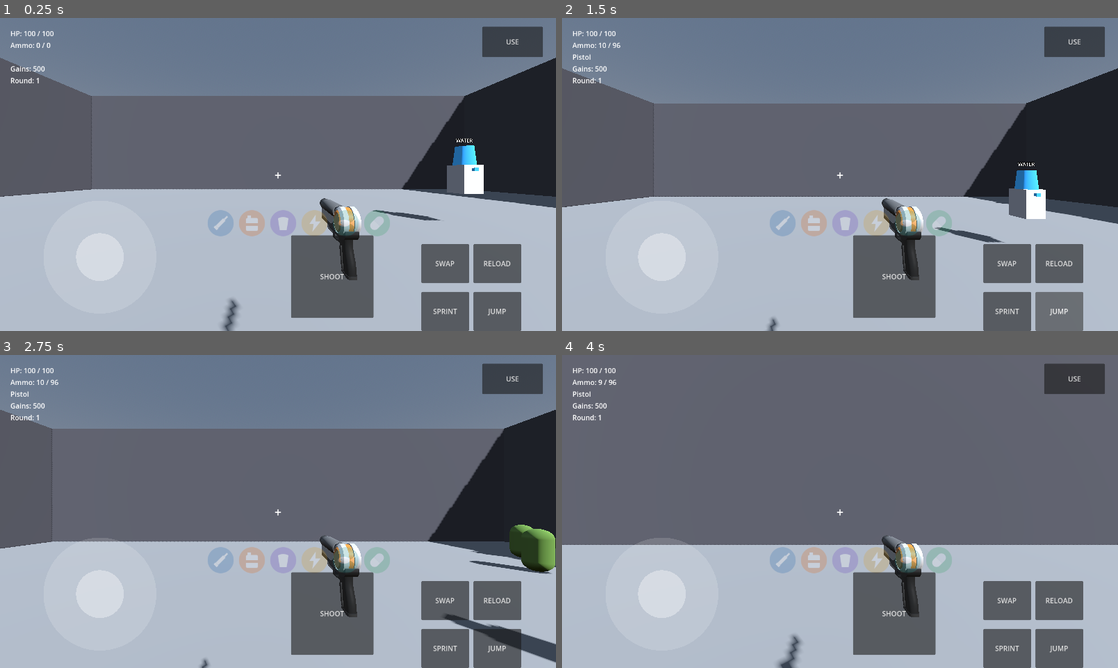
Above: before the commit, frames 1-4 (two rows, left to right).
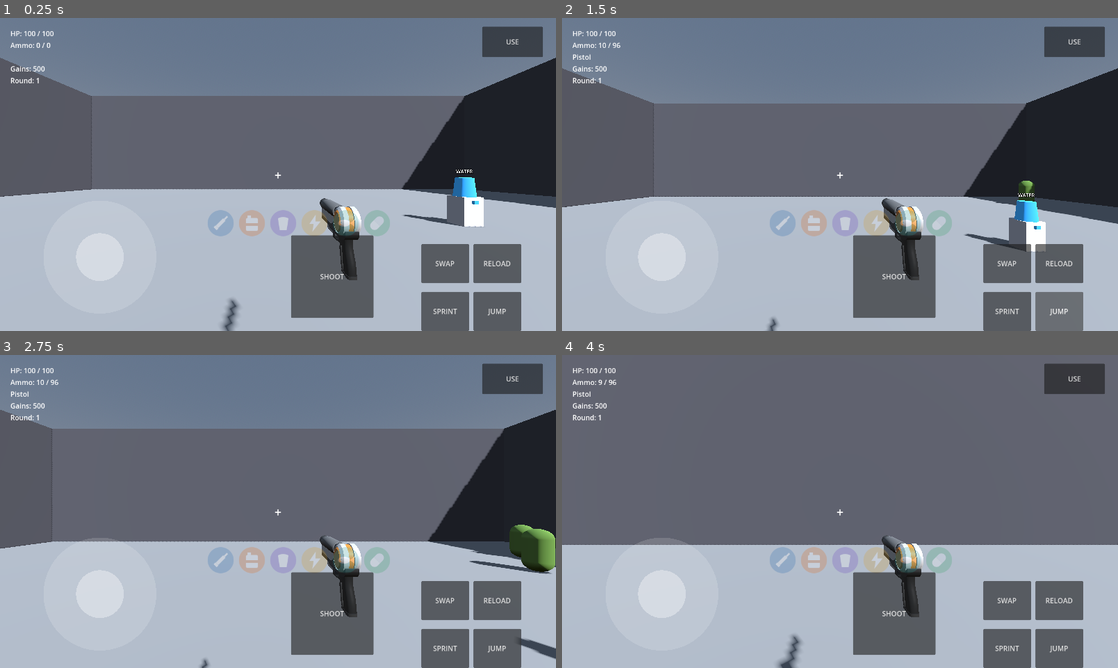
Above: after the commit, the same moments.

Repository: nateomach1-debug/jacked-undead
Game: Godot game, scene res://scenes/main/main.tscn
Two runs of this game, one before a commit and one after it. Both use one fixed random seed, a clock stepped at 60 frames per second and the inputs below.
Inputs (mouse positions are in pixels of both pictures, inside the frame that each line leads up to):
- Up to frame 1 (0.25 s): no input
- Up to frame 2 (1.5 s): click "SHOOT" at 0.5 s; click "JUMP" at 1.25 s
- Up to frame 3 (2.75 s): move the mouse to (305, 511) at 2.02 s; hold W (move_forward) from 2.03 s (still down); tap F (interact) at 2.1 s; tap Space (jump) at 2.27 s
- Up to frame 4 (4 s): keep holding W (move_forward); move the mouse to (812, 511) at 2.77 s; click (812, 511) at 2.85 s; tap Space (jump) at 3.02 s; move the mouse to (851, 505) at 3.52 s; hold Ctrl (sprint) from 3.53 s (still down)

The runs differ from the first frame. In frame 1, 1.7% of the frame differs, in the area x 67-87%, y 38-67%; in frame 2, 1.7%, in the area x 67-87%, y 46-75%; in frame 3, 0.7%; in frame 4, nothing differs.

Commit message:
Update main.tscn

Diff:
--- a/scenes/main/main.tscn
+++ b/scenes/main/main.tscn
@@ -157,7 +157,7 @@
 [node name="Stations" type="Node3D" parent="."]
 
 [node name="TRTStation" parent="Stations" instance=ExtResource("6")]
-transform = Transform3D(1, 0, 0, 0, 1, 0, 0, 0, 1, 5, 1, 0)
+transform = Transform3D(1, 0, 0, 0, 1, 0, 0, 0, 1, 5, 0.8, 0)
 supplement_id = "trt"
 display_name = "TRT"
 cost = 1500
@@ -165,7 +165,7 @@
 icon_texture = ExtResource("15")
 
 [node name="CreatineStation" parent="Stations" instance=ExtResource("6")]
-transform = Transform3D(1, 0, 0, 0, 1, 0, 0, 0, 1, 7, 1, 0)
+transform = Transform3D(1, 0, 0, 0, 1, 0, 0, 0, 1, 7, 0.8, 0)
 supplement_id = "creatine"
 display_name = "Creatine"
 cost = 2000
@@ -173,7 +173,7 @@
 icon_texture = ExtResource("16")
 
 [node name="WheyStation" parent="Stations" instance=ExtResource("6")]
-transform = Transform3D(1, 0, 0, 0, 1, 0, 0, 0, 1, 9, 1, 0)
+transform = Transform3D(1, 0, 0, 0, 1, 0, 0, 0, 1, 9, 0.8, 0)
 supplement_id = "whey"
 display_name = "Whey Protein"
 cost = 2500
@@ -181,7 +181,7 @@
 icon_texture = ExtResource("17")
 
 [node name="PreWorkoutStation" parent="Stations" instance=ExtResource("6")]
-transform = Transform3D(1, 0, 0, 0, 1, 0, 0, 0, 1, 11, 1, 0)
+transform = Transform3D(1, 0, 0, 0, 1, 0, 0, 0, 1, 11, 0.8, 0)
 supplement_id = "pre_workout"
 display_name = "Pre-Workout"
 cost = 2000
@@ -189,7 +189,7 @@
 icon_texture = ExtResource("18")
 
 [node name="FishOilStation" parent="Stations" instance=ExtResource("6")]
-transform = Transform3D(1, 0, 0, 0, 1, 0, 0, 0, 1, 13, 1, 0)
+transform = Transform3D(1, 0, 0, 0, 1, 0, 0, 0, 1, 13, 0.8, 0)
 supplement_id = "fish_oil"
 display_name = "Fish Oil"
 cost = 3000
@@ -197,17 +197,18 @@
 icon_texture = ExtResource("19")
 
 [node name="BCAAsStation" parent="Stations" instance=ExtResource("6")]
-transform = Transform3D(1, 0, 0, 0, 1, 0, 0, 0, 1, 15, 1, 0)
+transform = Transform3D(1, 0, 0, 0, 1, 0, 0, 0, 1, 15, 0.8, 0)
 supplement_id = "bcaas"
 display_name = "BCAAs"
 cost = 1500
 body_color = Color(0.2196, 0.6314, 0.4118, 1)
 icon_texture = ExtResource("20")
+
 [node name="PRRack" parent="Stations" instance=ExtResource("7")]
-transform = Transform3D(1, 0, 0, 0, 1, 0, 0, 0, 1, 0, 1, 8)
+transform = Transform3D(1, 0, 0, 0, 1, 0, 0, 0, 1, 0, 0, 8)
 
 [node name="WaterStation1" parent="Stations" instance=ExtResource("8")]
-transform = Transform3D(1, 0, 0, 0, 1, 0, 0, 0, 1, -6, 1, 6)
+transform = Transform3D(1, 0, 0, 0, 1, 0, 0, 0, 1, -6, 0, 6)
 
 [node name="WaterStation2" parent="Stations" instance=ExtResource("8")]
-transform = Transform3D(1, 0, 0, 0, 1, 0, 0, 0, 1, 6, 1, -6)
+transform = Transform3D(1, 0, 0, 0, 1, 0, 0, 0, 1, 6, 0, -6)
